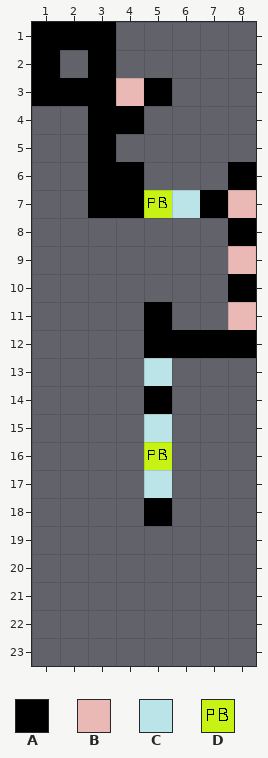
Tiled map -- Dark Map 3.tmx. The picture above is the old version.
Cells are 32x32 px. Shown: x 1..8, y 1..23. The old version is drawn lined up with the new one.
Key: from "tileset": A 1; from "tileset2": B 0, C 2, D 4.
_ is an empty cell, # one hidden under a higher layer.
Layer "Ground" before, first column x 1:
 1 AAA_____
 2 A_A_____
 3 AAA#A___
 4 __AA____
 5 __A_____
 6 __AA___A
 7 __AA##A#
 8 _______A
 9 _______#
10 _______A
11 ____A__#
12 ____AAAA
13 ____#___
14 ____A___
15 ____#___
16 ____#___
17 ____#___
18 ____A___
19 ________
20 ________
21 ________
22 ________
23 ________
Layer "Interactible" before, first column x 1:
 1 ________
 2 ________
 3 ___B____
 4 ________
 5 ________
 6 ________
 7 ____DC_B
 8 ________
 9 _______B
10 ________
11 _______B
12 ________
13 ____C___
14 ________
15 ____C___
16 ____D___
17 ____C___
18 ________
19 ________
20 ________
21 ________
22 ________
23 ________
New version:
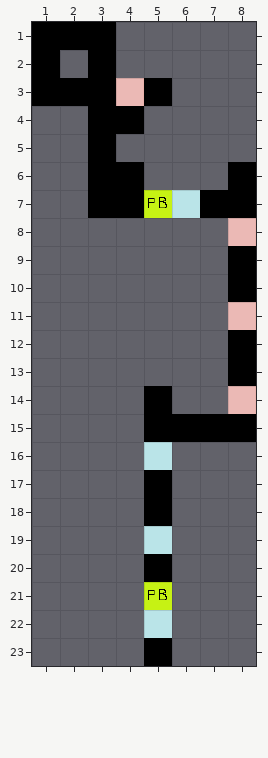
Difference:
map size 20x20 -> 20x25 cells (old content now starts at -1,-1; both pictures use the new coordinates)
Layer "Ground":
y 11: x 5 A -> _
y 12: x 5..7 AAA -> ___
y 13: x 5 # -> _; x 8 _ -> A
y 15: x 6..8 ___ -> AAA
y 20: x 5 _ -> A
y 23: x 5 _ -> A
Layer "Interactible":
y 7: x 8 B -> _
y 8: x 8 _ -> B
y 9: x 8 B -> _
y 13: x 5 C -> _
y 14: x 8 _ -> B
y 15: x 5 C -> _
y 16: x 5 D -> C
y 17: x 5 C -> _
y 19: x 5 _ -> C
y 21: x 5 _ -> D
y 22: x 5 _ -> C
Where, in picture pixels (left, top, right, bottom), the same in both pictures:
changed: (228, 190, 256, 274)
changed: (144, 302, 256, 498)
added: (144, 526, 172, 666)
